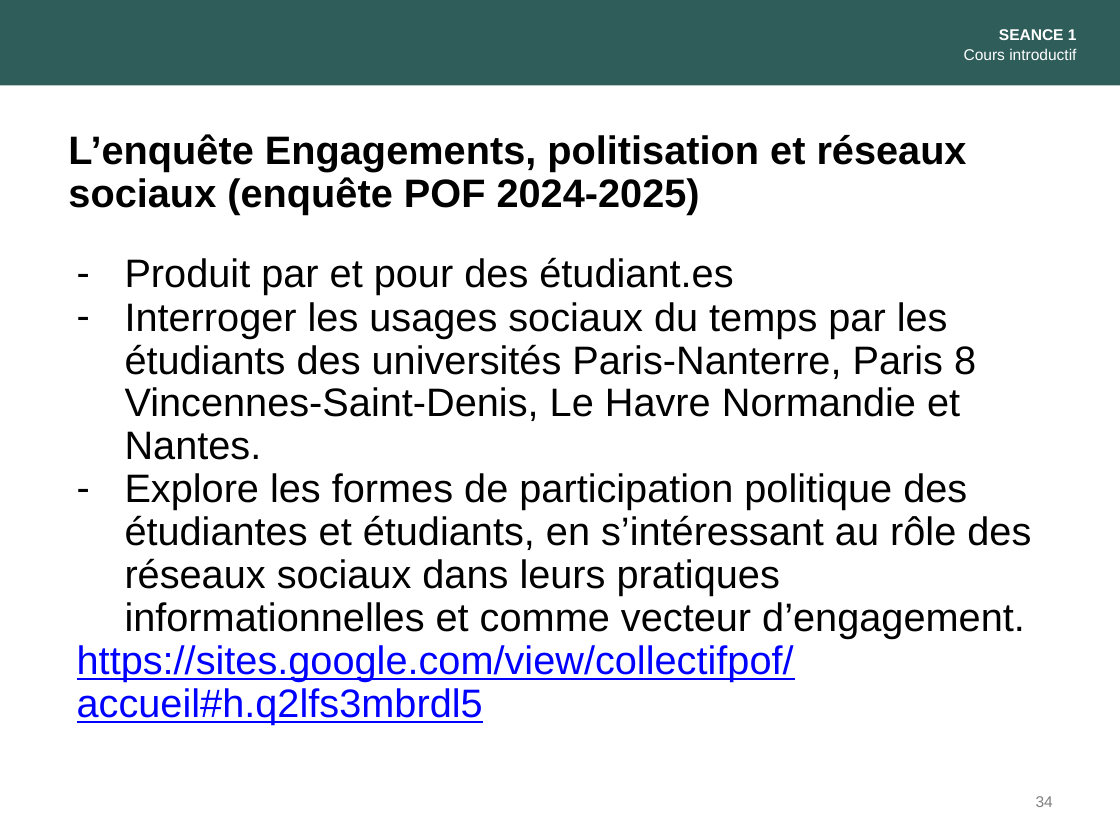
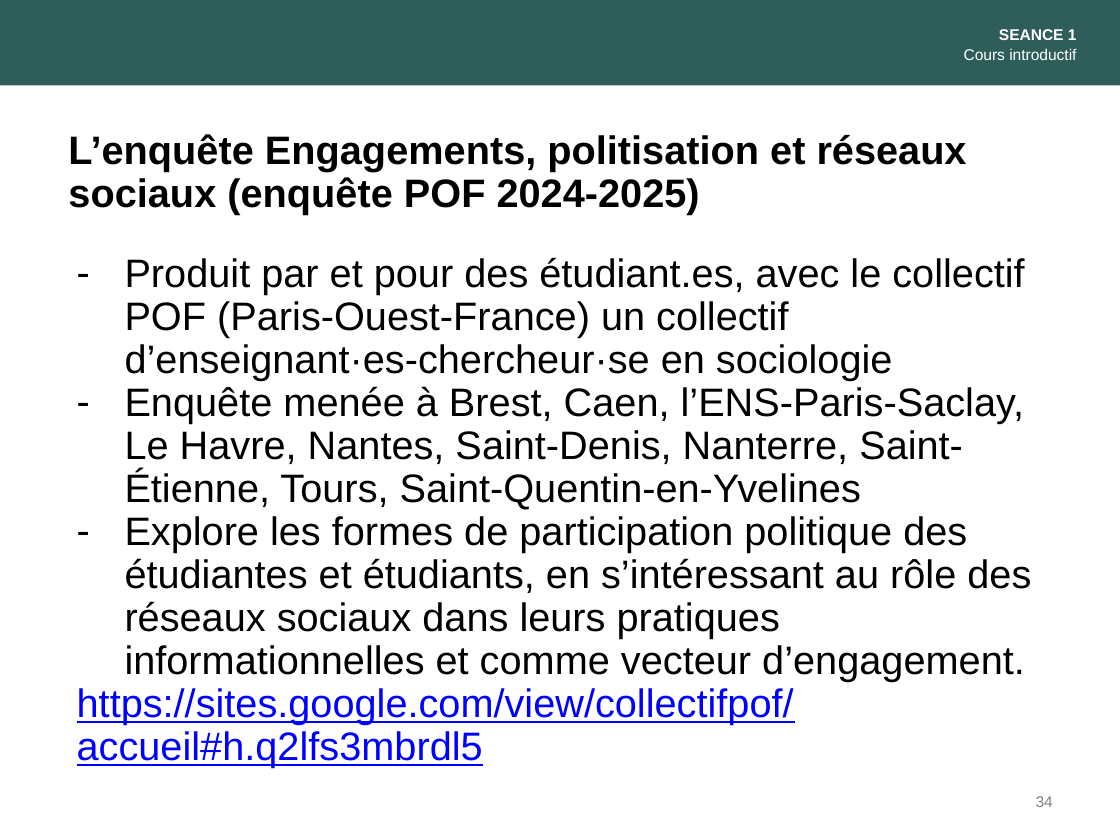
Before and after one commit to alextranslatus/MQSS, a slide deck: slide 34 of slides/1. Intro Partie I.pptx. Drawn at 1120x840 pixels with LibreOffice and Linux fonts; fonts in the diff are those of the drawing. Boxes give left, top, right and bottom in pixels: in the first picture for what was removed or moved away, otherwise in the second. Text is boxed around its words. In the diff, an @@ line names an element or a change of style, - is before the commit and + after.

```diff
--- a/slides/1. Intro Partie I.pptx
+++ b/slides/1. Intro Partie I.pptx
@@ text at <box>125,257,1024,510</box>: text changed @@
-– Produit par et pour des étudiant.es
-– Interroger les usages sociaux du temps par les étudiants des universités Paris-Nanterre, Paris 8 Vincennes-Saint-Denis, Le Havre Normandie et Nantes.
+– Produit par et pour des étudiant.es, avec le collectif POF (Paris-Ouest-France) un collectif d’enseignant·es-chercheur·se en sociologie
+– Enquête menée à Brest, Caen, l’ENS-Paris-Saclay, Le Havre, Nantes, Saint-Denis, Nanterre, Saint-Étienne, Tours, Saint-Quentin-en-Yvelines
```
Also in this commit, not shown: 3 other slides changed.
